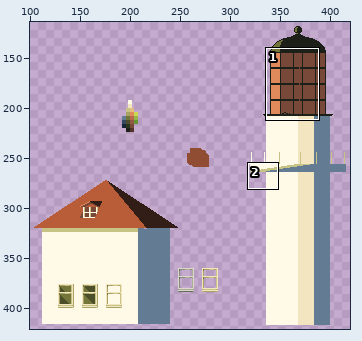
A pixel-art file gets an edit: assets/Tile/Abandoned.ase. Above: a wide view before the commit, with the close-up outlined.
Close-up. As it was:
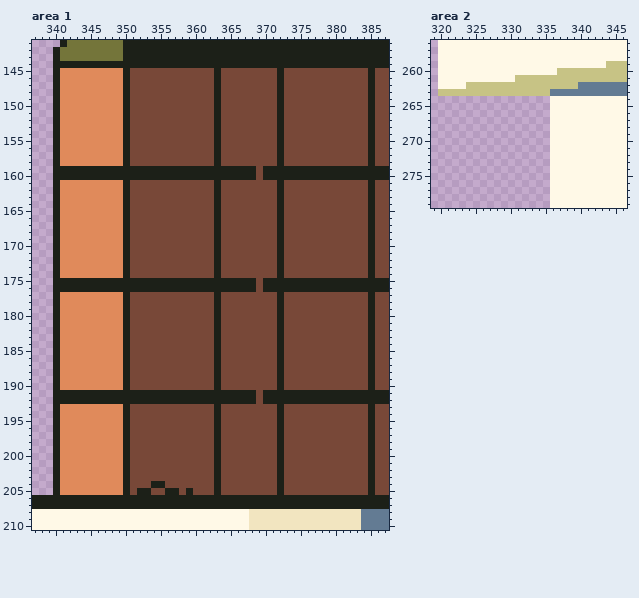
512x512 pixels, 1 frame. Shown: area 1: x 337..387, y 141..210; area 2: x 319..346, y 256..279. The wide view leaves out empty margins. The commit also changed other parts of the picture, which this record leaves out.
After:
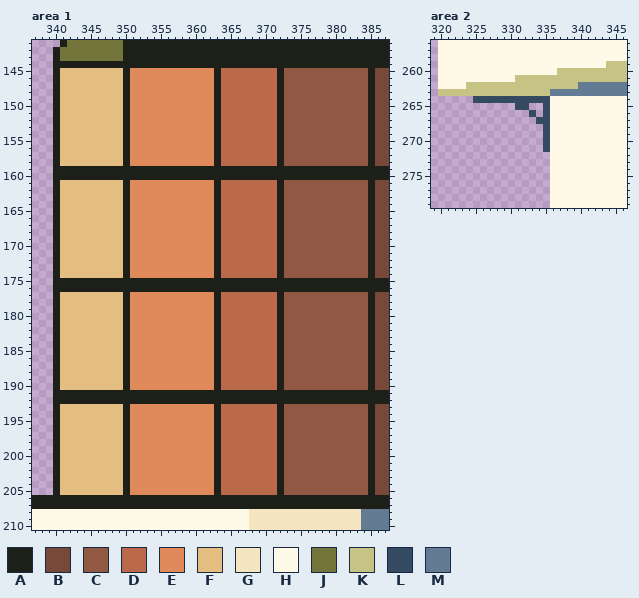
Palette (. is transparent): A #1c2018  B #784838  C #915944  D #ba694a  E #e08a5b  F #e4bd81  G #f2e5c0  H #fff9e7  J #74753a  K #c7c385  L #344a60  M #637b93
Change:
Changed rows in their new state; - is an unchanged pixel.
Area 1, layer "in front":
first column x 341:
145 FFFFFFFFF-EEEEEEEEEEEE-DDDDDDDD-CCCCCCCCCCCC
146 FFFFFFFFF-EEEEEEEEEEEE-DDDDDDDD-CCCCCCCCCCCC
147 FFFFFFFFF-EEEEEEEEEEEE-DDDDDDDD-CCCCCCCCCCCC
148 FFFFFFFFF-EEEEEEEEEEEE-DDDDDDDD-CCCCCCCCCCCC
149 FFFFFFFFF-EEEEEEEEEEEE-DDDDDDDD-CCCCCCCCCCCC
150 FFFFFFFFF-EEEEEEEEEEEE-DDDDDDDD-CCCCCCCCCCCC
151 FFFFFFFFF-EEEEEEEEEEEE-DDDDDDDD-CCCCCCCCCCCC
152 FFFFFFFFF-EEEEEEEEEEEE-DDDDDDDD-CCCCCCCCCCCC
153 FFFFFFFFF-EEEEEEEEEEEE-DDDDDDDD-CCCCCCCCCCCC
154 FFFFFFFFF-EEEEEEEEEEEE-DDDDDDDD-CCCCCCCCCCCC
155 FFFFFFFFF-EEEEEEEEEEEE-DDDDDDDD-CCCCCCCCCCCC
156 FFFFFFFFF-EEEEEEEEEEEE-DDDDDDDD-CCCCCCCCCCCC
157 FFFFFFFFF-EEEEEEEEEEEE-DDDDDDDD-CCCCCCCCCCCC
158 FFFFFFFFF-EEEEEEEEEEEE-DDDDDDDD-CCCCCCCCCCCC
159 ----------------------------A---------------
160 ----------------------------A---------------
161 FFFFFFFFF-EEEEEEEEEEEE-DDDDDDDD-CCCCCCCCCCCC
162 FFFFFFFFF-EEEEEEEEEEEE-DDDDDDDD-CCCCCCCCCCCC
163 FFFFFFFFF-EEEEEEEEEEEE-DDDDDDDD-CCCCCCCCCCCC
164 FFFFFFFFF-EEEEEEEEEEEE-DDDDDDDD-CCCCCCCCCCCC
165 FFFFFFFFF-EEEEEEEEEEEE-DDDDDDDD-CCCCCCCCCCCC
166 FFFFFFFFF-EEEEEEEEEEEE-DDDDDDDD-CCCCCCCCCCCC
167 FFFFFFFFF-EEEEEEEEEEEE-DDDDDDDD-CCCCCCCCCCCC
168 FFFFFFFFF-EEEEEEEEEEEE-DDDDDDDD-CCCCCCCCCCCC
169 FFFFFFFFF-EEEEEEEEEEEE-DDDDDDDD-CCCCCCCCCCCC
170 FFFFFFFFF-EEEEEEEEEEEE-DDDDDDDD-CCCCCCCCCCCC
171 FFFFFFFFF-EEEEEEEEEEEE-DDDDDDDD-CCCCCCCCCCCC
172 FFFFFFFFF-EEEEEEEEEEEE-DDDDDDDD-CCCCCCCCCCCC
173 FFFFFFFFF-EEEEEEEEEEEE-DDDDDDDD-CCCCCCCCCCCC
174 FFFFFFFFF-EEEEEEEEEEEE-DDDDDDDD-CCCCCCCCCCCC
175 ----------------------------A---------------
176 ----------------------------A---------------
177 FFFFFFFFF-EEEEEEEEEEEE-DDDDDDDD-CCCCCCCCCCCC
178 FFFFFFFFF-EEEEEEEEEEEE-DDDDDDDD-CCCCCCCCCCCC
179 FFFFFFFFF-EEEEEEEEEEEE-DDDDDDDD-CCCCCCCCCCCC
180 FFFFFFFFF-EEEEEEEEEEEE-DDDDDDDD-CCCCCCCCCCCC
181 FFFFFFFFF-EEEEEEEEEEEE-DDDDDDDD-CCCCCCCCCCCC
182 FFFFFFFFF-EEEEEEEEEEEE-DDDDDDDD-CCCCCCCCCCCC
183 FFFFFFFFF-EEEEEEEEEEEE-DDDDDDDD-CCCCCCCCCCCC
184 FFFFFFFFF-EEEEEEEEEEEE-DDDDDDDD-CCCCCCCCCCCC
185 FFFFFFFFF-EEEEEEEEEEEE-DDDDDDDD-CCCCCCCCCCCC
186 FFFFFFFFF-EEEEEEEEEEEE-DDDDDDDD-CCCCCCCCCCCC
187 FFFFFFFFF-EEEEEEEEEEEE-DDDDDDDD-CCCCCCCCCCCC
188 FFFFFFFFF-EEEEEEEEEEEE-DDDDDDDD-CCCCCCCCCCCC
189 FFFFFFFFF-EEEEEEEEEEEE-DDDDDDDD-CCCCCCCCCCCC
190 FFFFFFFFF-EEEEEEEEEEEE-DDDDDDDD-CCCCCCCCCCCC
191 ----------------------------A---------------
192 ----------------------------A---------------
193 FFFFFFFFF-EEEEEEEEEEEE-DDDDDDDD-CCCCCCCCCCCC
194 FFFFFFFFF-EEEEEEEEEEEE-DDDDDDDD-CCCCCCCCCCCC
195 FFFFFFFFF-EEEEEEEEEEEE-DDDDDDDD-CCCCCCCCCCCC
196 FFFFFFFFF-EEEEEEEEEEEE-DDDDDDDD-CCCCCCCCCCCC
197 FFFFFFFFF-EEEEEEEEEEEE-DDDDDDDD-CCCCCCCCCCCC
198 FFFFFFFFF-EEEEEEEEEEEE-DDDDDDDD-CCCCCCCCCCCC
199 FFFFFFFFF-EEEEEEEEEEEE-DDDDDDDD-CCCCCCCCCCCC
200 FFFFFFFFF-EEEEEEEEEEEE-DDDDDDDD-CCCCCCCCCCCC
201 FFFFFFFFF-EEEEEEEEEEEE-DDDDDDDD-CCCCCCCCCCCC
202 FFFFFFFFF-EEEEEEEEEEEE-DDDDDDDD-CCCCCCCCCCCC
203 FFFFFFFFF-EEEEEEEEEEEE-DDDDDDDD-CCCCCCCCCCCC
204 FFFFFFFFF-EEEEEEEEEEEE-DDDDDDDD-CCCCCCCCCCCC
205 FFFFFFFFF-EEEEEEEEEEEE-DDDDDDDD-CCCCCCCCCCCC
Area 2, layer "in front":
first column x 325:
264 LLLLLLLLLLL
265 ------LL--L
266 --------L-L
267 ---------LL
268 ----------L
269 ----------L
270 ----------L
271 ----------L
